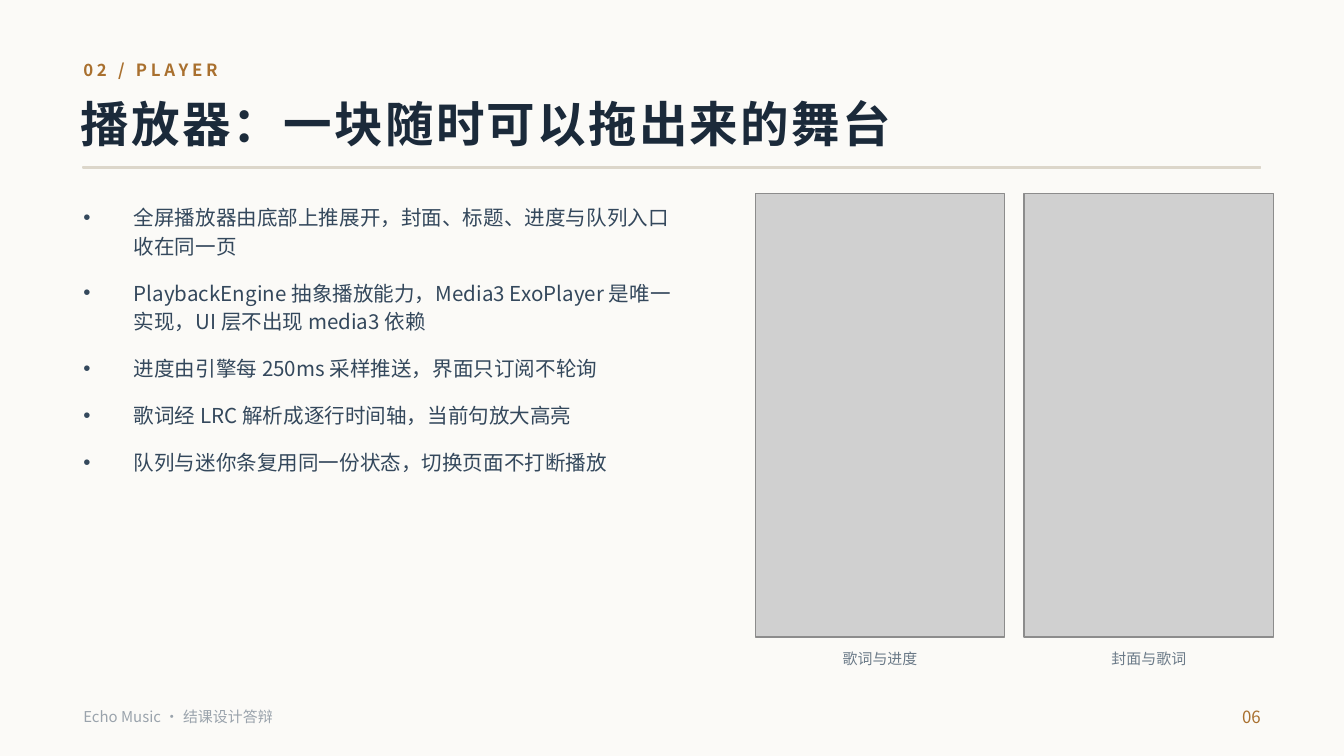
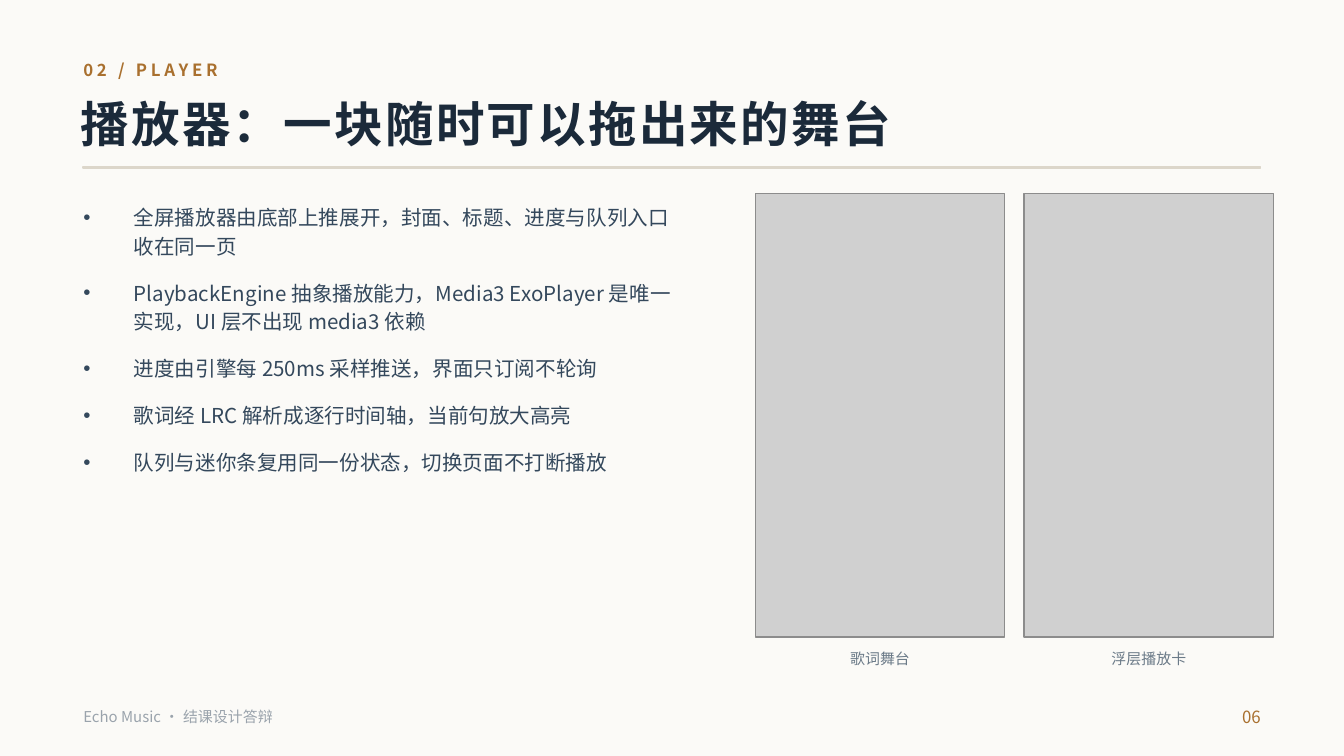
Before and after one commit to hk351/xinqiu, a slide deck: slide 6 of docs/defense/Echo音乐播放器_结课答辩.pptx. Drawn at 1344x756 pixels with LibreOffice and Linux fonts; fonts in the diff are those of the drawing; grey boxes stand for pictures. Boxes give left, top, right and bottom in pixels: in the first picture for what was removed or moved away, otherwise in the second. Text is boxed around its words. In the diff, an @@ line names an element or a change of style, - is before the commit and + after.

Commit message:
更新答辩 PPT 截图为最新版界面
- 首页改为浅色拼贴与深色播放中（双图对比）
- 播放器页换成歌词舞台与浮层播放卡
- 本地音乐页换成最新的本地列表（实拍 4 首）+ 空态引导，删除过期的旧拼贴截图
- 更新图注，重新导出 15 页 pptx

```diff
--- a/docs/defense/Echo音乐播放器_结课答辩.pptx
+++ b/docs/defense/Echo音乐播放器_结课答辩.pptx
@@ text at box(850, 651, 910, 665): text changed @@
-歌词与进度
+歌词舞台
@@ text at box(1111, 651, 1186, 665): text changed @@
-封面与歌词
+浮层播放卡
```
Also in this commit, not shown: 2 other slides changed, 6 other files.
